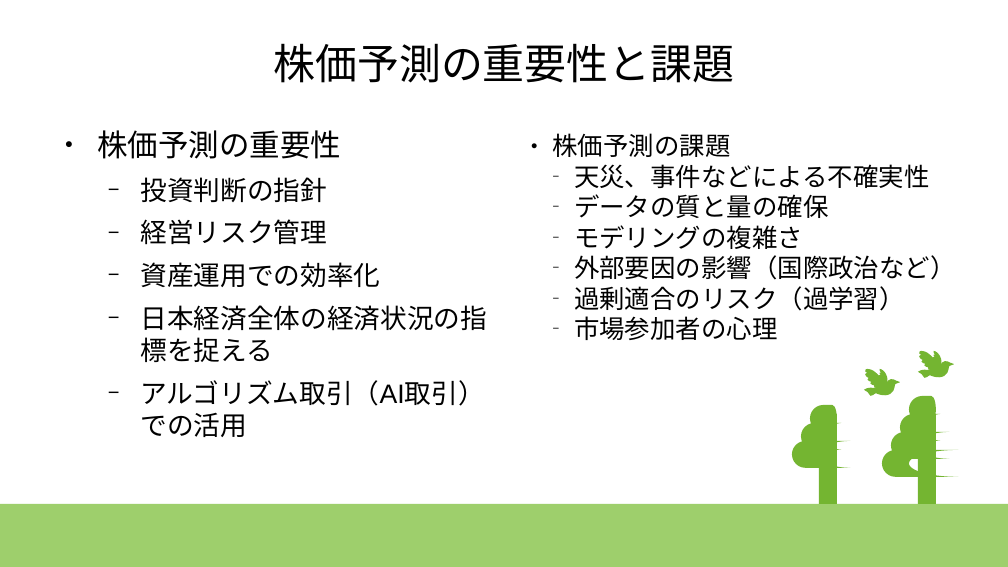
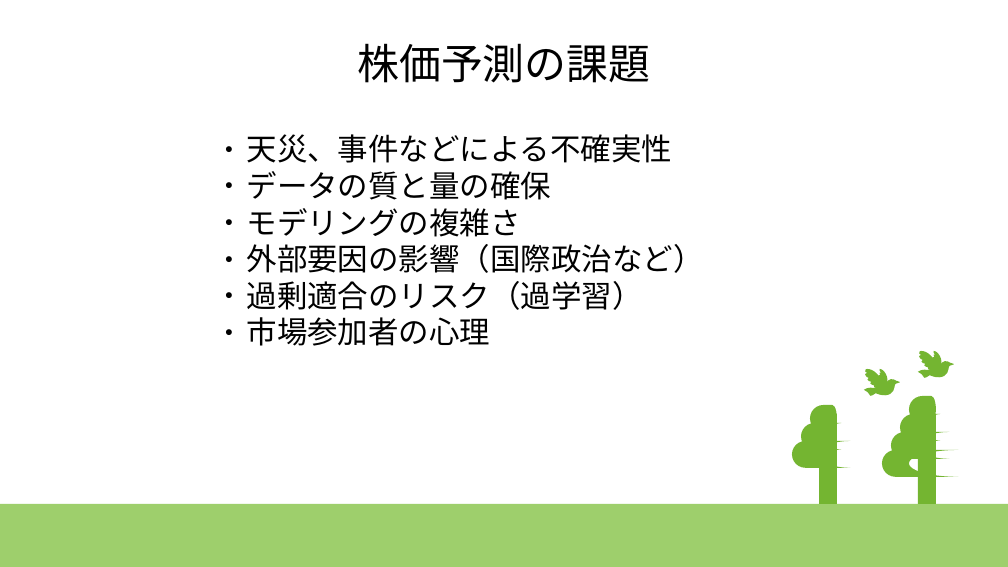
Before and after one commit to kawagashira/deepcraft, a slide deck: slide 3 of time_series/time_series.pptx. Drawn at 1008x567 pixels with LibreOffice and Linux fonts; fonts in the diff are those of the drawing. Boxes give left, top, right and bottom in pixels: in the first picture for what was removed or moved away, otherwise in the second. Text is boxed around its words. In the diff, an @@ line names an element or a change of style, - is before the commit and + after.

```diff
--- a/time_series/time_series.pptx
+++ b/time_series/time_series.pptx
@@ title at (x1=357, y1=43, x2=650, y2=83): text changed @@
-株価予測の重要性と課題
+株価予測の課題
@@ text removed at (x1=97, y1=130, x2=487, y2=437) @@
-● 株価予測の重要性
-  − 投資判断の指針
-  − 経営リスク管理
-  − 資産運用での効率化
-  − 日本経済全体の経済状況の指標を捉える
-  − アルゴリズム取引（AI取引）での活用
@@ text "天災、事件などによる不確実性" moved from (x1=553, y1=133, x2=956, y2=340) to (x1=247, y1=134, x2=704, y2=346) @@
@@ text "天災、事件などによる不確実性" at (x1=247, y1=134, x2=704, y2=346): size 20 to 24 pt; bullet − to ●; list level 2 to 1 in "天災、事件などによる不確実性"; list level 2 to 1 in "データの質と量の確保"; list level 2 to 1 in "モデリングの複雑さ"; list level 2 to 1 in "外部要因の影響（国際政治など）"; list level 2 to 1 in "過剰適合のリスク（過学習）"; list level 2 to 1 in "市場参加者の心理" @@
@@ text at (x1=553, y1=133, x2=731, y2=157): paragraph removed @@
-● 株価予測の課題
```
Also in this commit, not shown: 6 other slides changed, 3 slides added, 2 other files.
